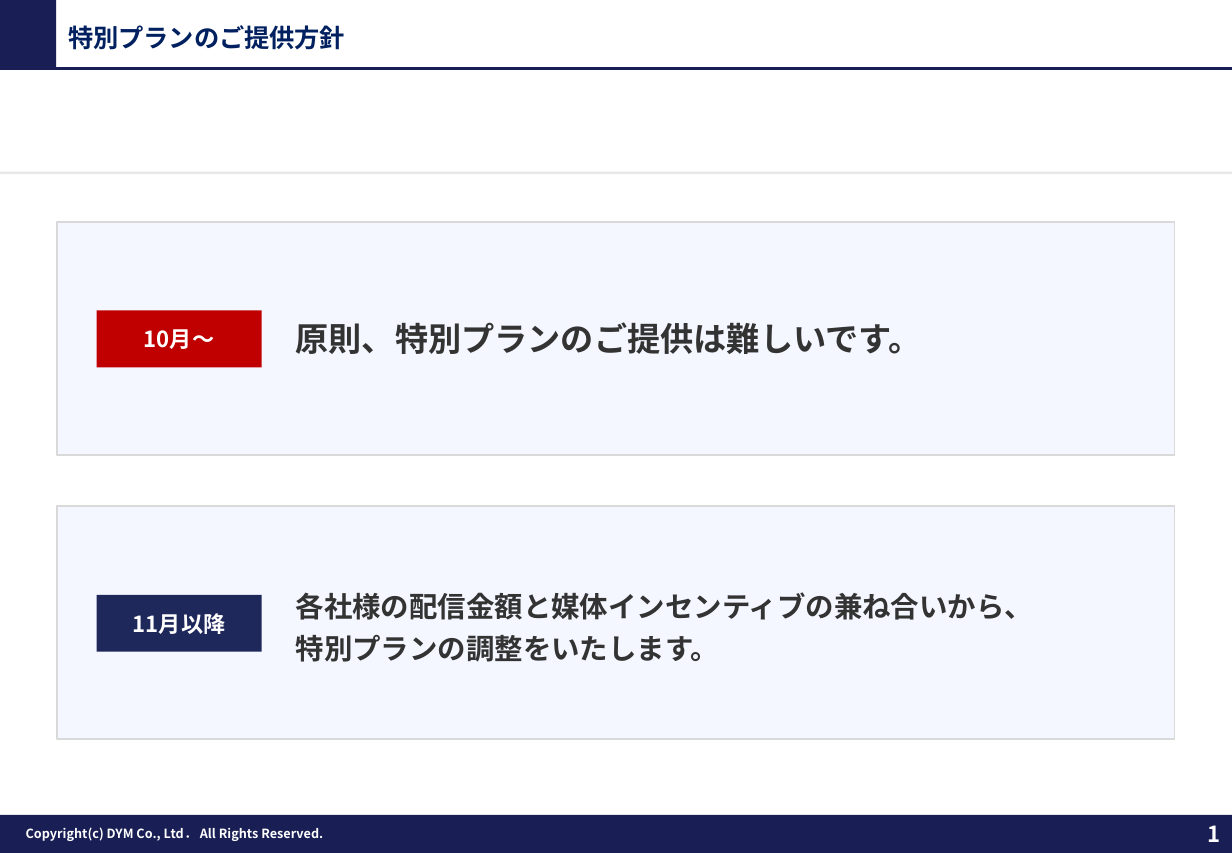
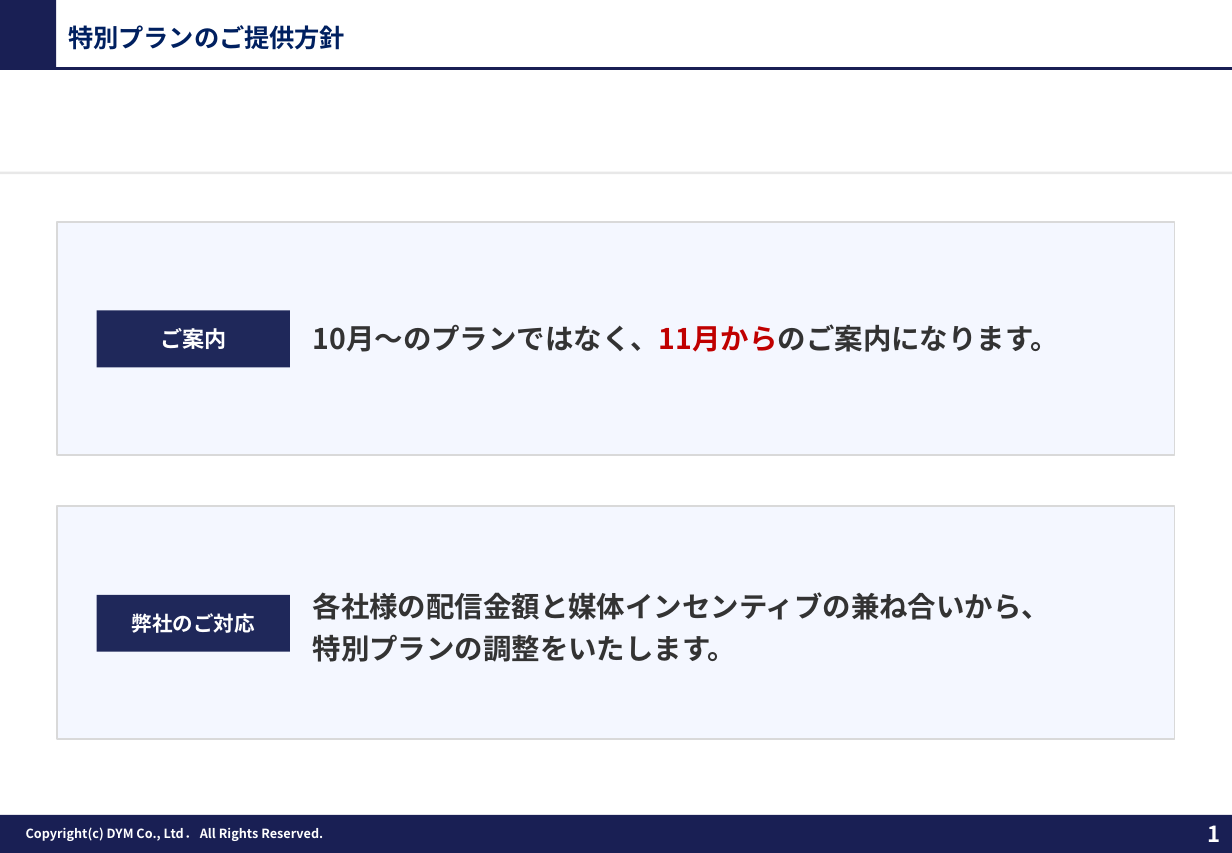
Before and after one commit to tonomura-r-dev/folder, a slide deck: slide 1 of 20260826_特別プランのご提供方針.pptx. Drawn at 1232x853 pixels with LibreOffice and Linux fonts; fonts in the diff are those of the drawing; background and template pictures are left out. Boxes give left, top, right and bottom in pixels: in the first picture for what was removed or moved away, otherwise in the second. Text is boxed around its words. In the diff, an @@ line names an element or a change of style, - is before the commit and + after.

```diff
--- a/20260826_特別プランのご提供方針.pptx
+++ b/20260826_特別プランのご提供方針.pptx
@@ rectangle "ご案内": place and size @@
-rectangle "ご案内" at [97,311,262,367]
+rectangle "ご案内" at [97,311,290,367]
@@ rectangle "ご案内" at [97,311,290,367]: fill #C00000 to #1F285A @@
@@ text in rectangle at [160,328,226,349]: text changed @@
-10月〜
+ご案内
@@ text at [313,324,1060,352]: text changed; size 21 to 18 pt @@
-原則、特別プランのご提供は難しいです。
+10月〜のプランではなく、11月からのご案内になります。
@@ text "各社様の配信金額と媒体インセンティブの兼ね合いから、": place and size @@
-text "各社様の配信金額と媒体インセンティブの兼ね合いから、" at [296,592,1033,662]
+text "各社様の配信金額と媒体インセンティブの兼ね合いから、" at [313,592,1050,662]
@@ rectangle "弊社のご対応": place and size @@
-rectangle "弊社のご対応" at [97,595,262,652]
+rectangle "弊社のご対応" at [97,595,290,652]
@@ text in rectangle at [132,613,255,633]: text changed; size 14 to 13 pt @@
-11月以降
+弊社のご対応
```
Also in this commit, not shown: 2 other files.
